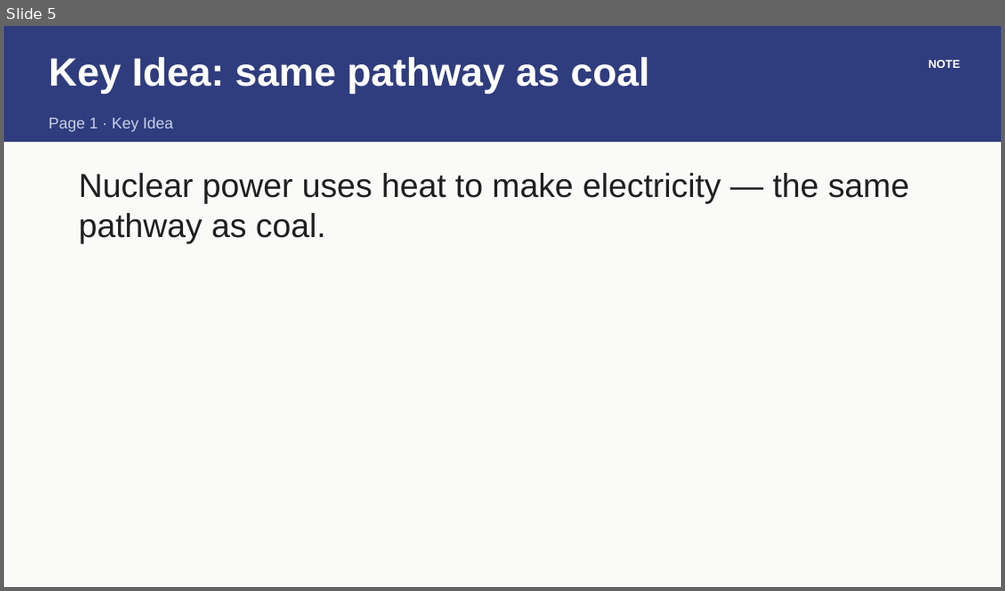
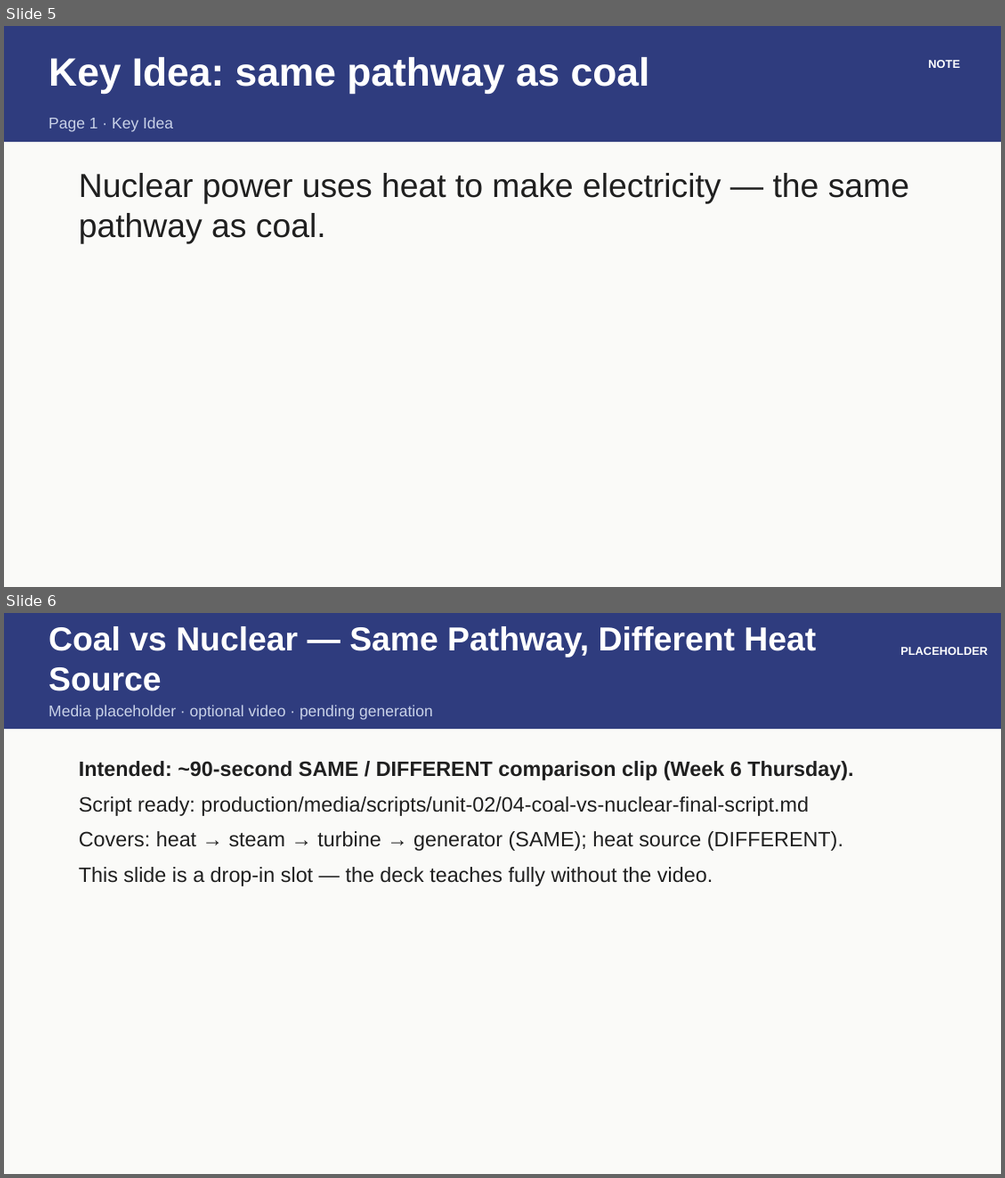
Before and after one commit to owenreagan-cyber/grade-4-energy-transfer-transformation, a slide deck: production/slides/04-u2-ch4-slides.pptx. Shown one above the other, each under a label of ours: slide 5 before the commit, slides 5 and 6 after it. The pictures are 1005x591 and 1005x1178 pixels, drawn with LibreOffice and Linux fonts; fonts in the diff are those of the drawing. Boxes give left, top, right and bottom in pixels: in the first picture for what was removed or moved away, otherwise in the second. Text is boxed around its words. In the diff, an @@ line names an element or a change of style, - is before the commit and + after.

```diff
--- a/production/slides/04-u2-ch4-slides.pptx
+++ b/production/slides/04-u2-ch4-slides.pptx
@@ slide 6 added at <box>4,613,1001,1174</box>, background #FFFFFF @@
@@ rectangle added at <box>4,613,1001,1174</box>, fill #FAFAF8 @@
@@ rectangle added at <box>4,613,1001,729</box>, fill #2F3C7E @@
@@ text added at <box>48,626,816,691</box>, 32 pt, text #FFFFFF, bold @@
+Coal vs Nuclear — Same Pathway, Different Heat Source
@@ text added at <box>900,647,987,655</box>, 11 pt, text #FFFFFF, bold @@
+PLACEHOLDER
@@ text added at <box>915,648,924,655</box>, 15 pt, text #C9D2E8 @@
+6
@@ text added at <box>48,705,433,720</box>, 15 pt, text #C9D2E8 @@
+Media placeholder · optional video · pending generation
@@ text added at <box>79,761,853,886</box>, 20 pt, text #1F1F1F @@
+Intended: ~90-second SAME / DIFFERENT comparison clip (Week 6 Thursday).
+Script ready: production/media/scripts/unit-02/04-coal-vs-nuclear-final-script.md
+Covers: heat → steam → turbine → generator (SAME); heat source (DIFFERENT).
+This slide is a drop-in slot — the deck teaches fully without the video.
```
Also in this commit, not shown: 6 other files.
